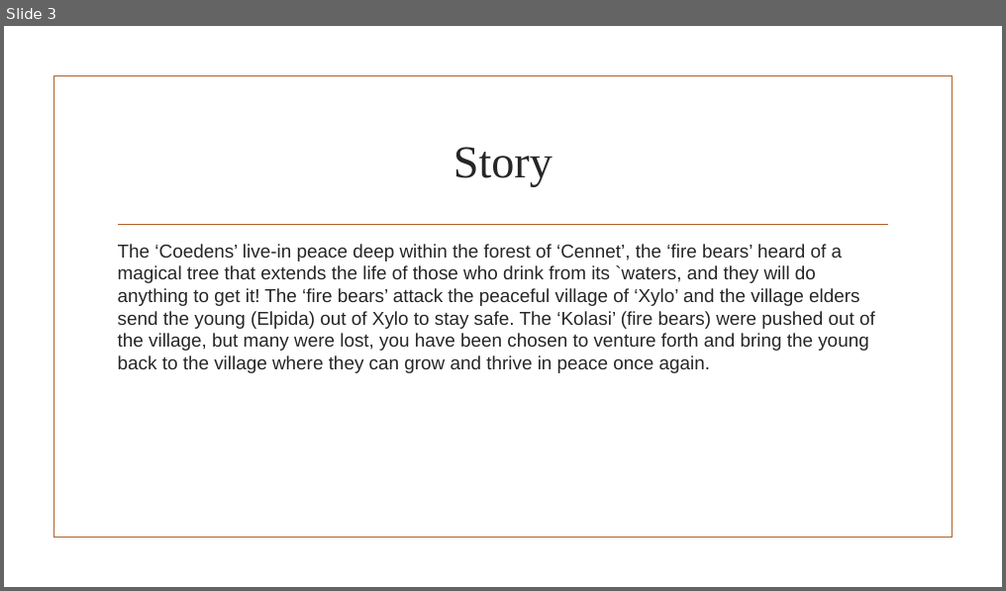
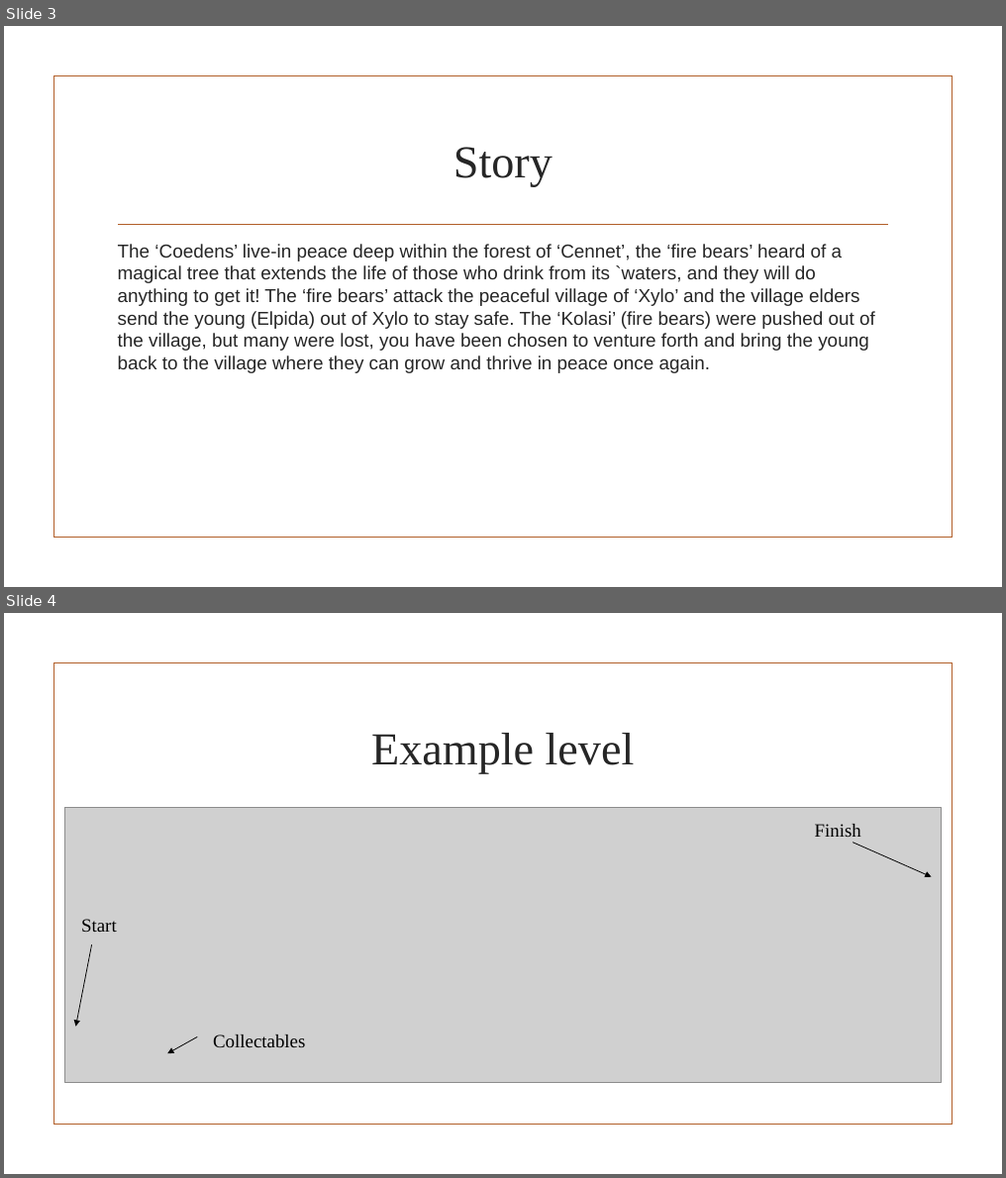
Before and after one commit to PlaceholderGames/2122-yr1-team-chungus, a slide deck: Cennet Down to ashes.pptx. Shown one above the other, each under a label of ours: slide 3 before the commit, slides 3 and 4 after it. The pictures are 1006x591 and 1006x1178 pixels, drawn with LibreOffice and Linux fonts; fonts in the diff are those of the drawing; grey boxes stand for pictures; background and template pictures are left out. Boxes give left, top, right and bottom in pixels: in the first picture for what was removed or moved away, otherwise in the second. Text is boxed around its words. In the diff, an @@ line names an element or a change of style, - is before the commit and + after.

Commit message:
Things
- added mushroom sprite
- started tutorial level

```diff
--- a/Cennet Down to ashes.pptx
+++ b/Cennet Down to ashes.pptx
@@ slide 4 added at [4, 613, 1002, 1174], background picture (left out); not listed: 1 template element that a slide beside it also shows @@
@@ title added at [371, 733, 635, 773], 44 pt, text #262626 @@
+Example level
@@ picture added at [64, 808, 942, 1082] @@
@@ text added at [815, 824, 861, 837], 18 pt, text #000000 @@
+Finish
@@ arrow added from (853, 842) to (932, 877), #000000 0.75 pt @@
@@ text added at [81, 919, 117, 932], 18 pt, text #000000 @@
+Start
@@ arrow added from (91, 946) to (76, 1027), #000000 0.75 pt @@
@@ arrow added from (197, 1038) to (168, 1054), #000000 0.75 pt @@
@@ text added at [213, 1035, 305, 1048], 18 pt, text #000000 @@
+Collectables
```
Also in this commit, not shown: 1 slide removed, 20 other files.
